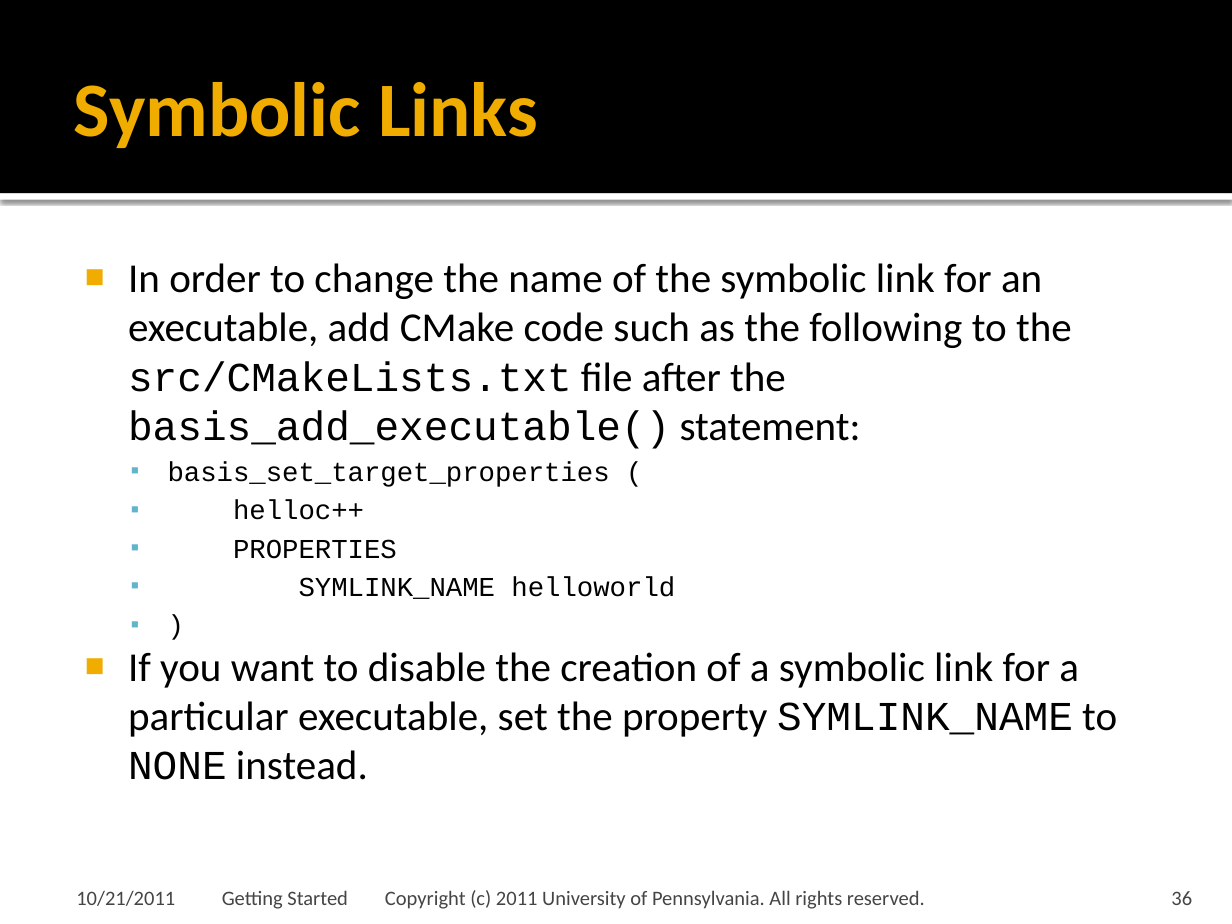
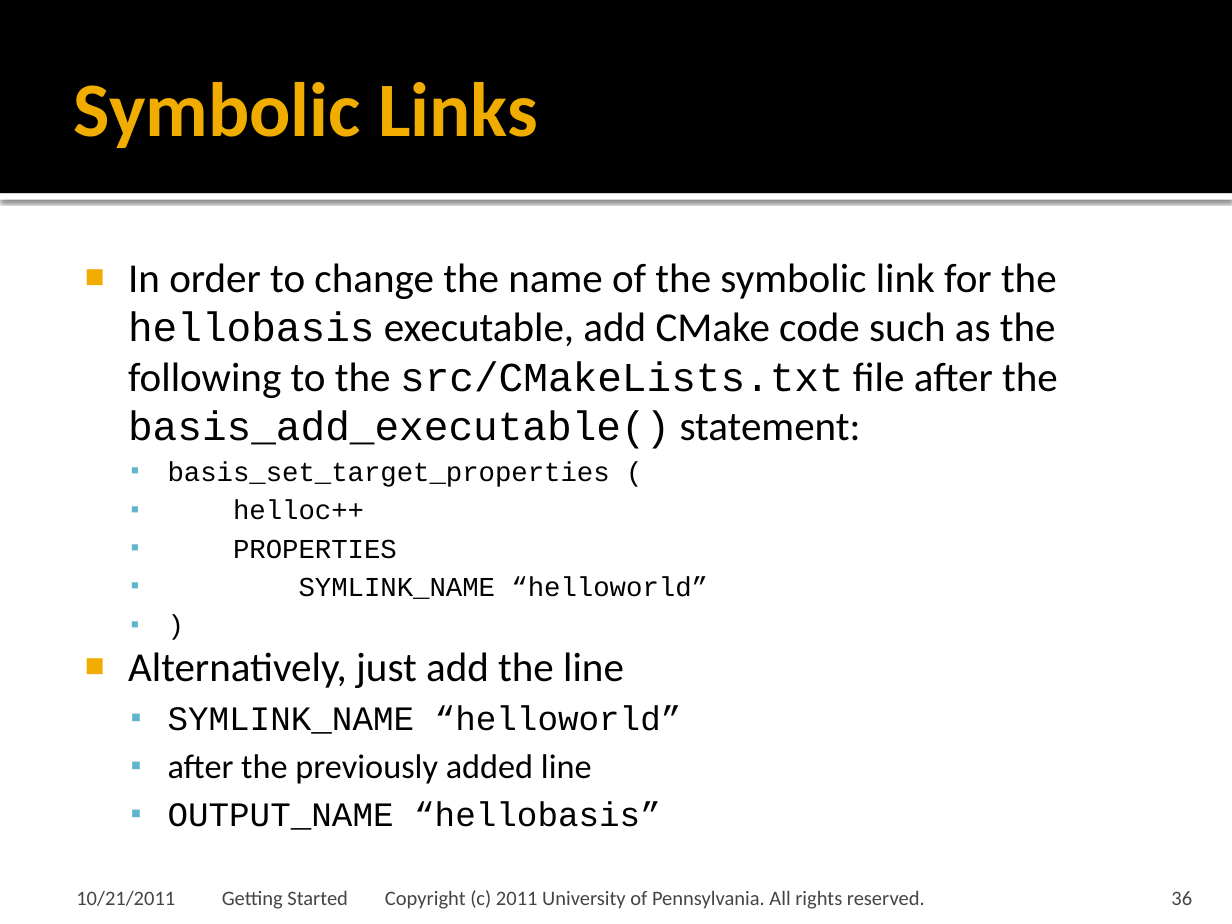
Before and after one commit to cmake-basis/legacy, a slide deck: slide 36 of doc/tutorials/02 Getting Started.pptx. Drawn at 1232x924 pixels with LibreOffice and Linux fonts; fonts in the diff are those of the drawing; background and template pictures are left out. Boxes give left, top, right and bottom in pixels: in the first picture for what was removed or moved away, otherwise in the second. Text is boxed around its words. In the diff, an @@ line names an element or a change of style, - is before the commit and + after.

```diff
--- a/doc/tutorials/02 Getting Started.pptx
+++ b/doc/tutorials/02 Getting Started.pptx
@@ text at <box>128,263,1058,449</box>: text changed @@
-■ In order to change the name of the symbolic link for an executable, add CMake code such as the following to the src/CMakeLists.txt file after the basis_add_executable() statement:
+■ In order to change the name of the symbolic link for the hellobasis executable, add CMake code such as the following to the src/CMakeLists.txt file after the basis_add_executable() statement:
@@ text at <box>299,577,708,599</box>: text changed @@
-  ▪ SYMLINK_NAME helloworld
+  ▪ SYMLINK_NAME “helloworld”
@@ text at <box>128,652,682,830</box>: text changed; size 24 to 20 pt @@
-■ If you want to disable the creation of a symbolic link for a particular executable, set the property SYMLINK_NAME to NONE instead.
+■ Alternatively, just add the line
+  ▪ SYMLINK_NAME “helloworld”
+  ▪ after the previously added line
+  ▪ OUTPUT_NAME “hellobasis”
```
Also in this commit, not shown: 15 other slides changed, 7 slides added.
